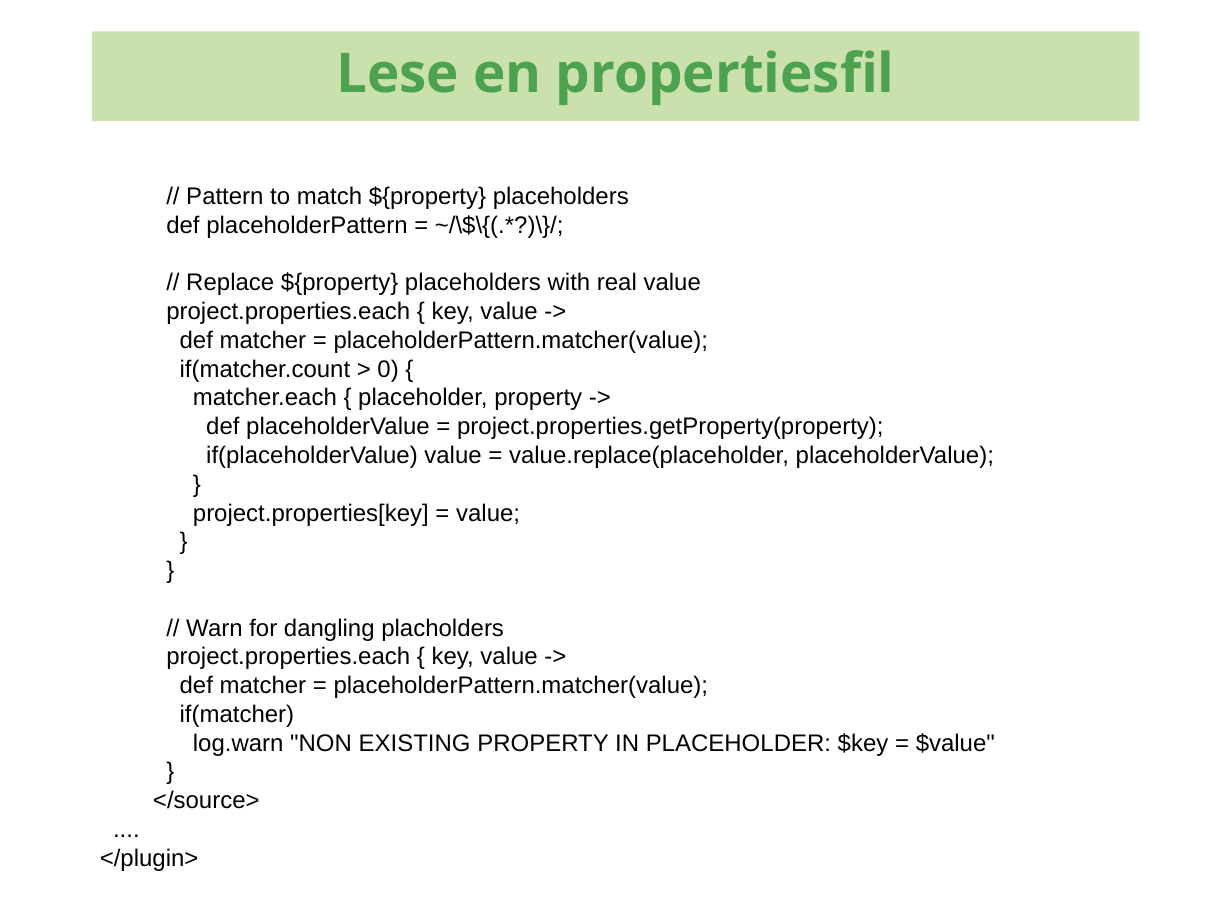
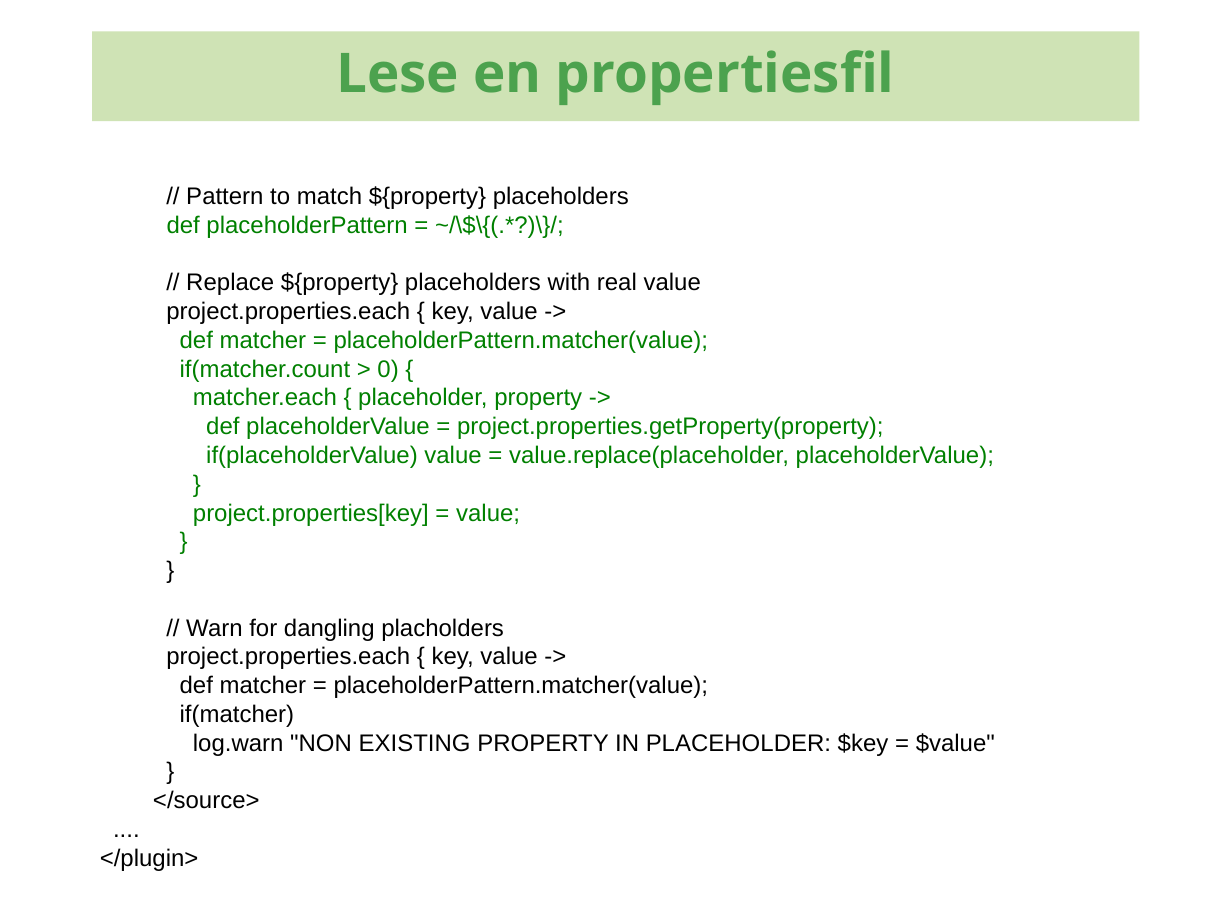
Before and after one commit to kenglxn/seam-maven-refimpl, a slide deck: slide 24 of sandbox/loo/gmaven-lynforedrag/gmaven-lynforedrag.odp (slide 23 before the commit). Drawn at 1232x924 pixels with LibreOffice and Linux fonts; fonts in the diff are those of the drawing; background and template pictures are left out. Boxes give left, top, right and bottom in pixels: in the first picture for what was removed or moved away, otherwise in the second. Text is boxed around its words. In the diff, an @@ line names an element or a change of style, - is before the commit and + after.

```diff
--- a/sandbox/loo/gmaven-lynforedrag/gmaven-lynforedrag.odp
+++ b/sandbox/loo/gmaven-lynforedrag/gmaven-lynforedrag.odp
@@ text at [167,215,994,526]: text colour #000000 to #008000 in "def placeholderPattern = ~/\$\{(.*?)\}/;", "def matcher = placeholderPattern.matcher(value);", "if(matcher.count > 0) {", "matcher.each { placeholder, property ->" and 5 more places @@
```
Also in this commit, not shown: 27 other slides changed, 2 slides added, 5 other files.
